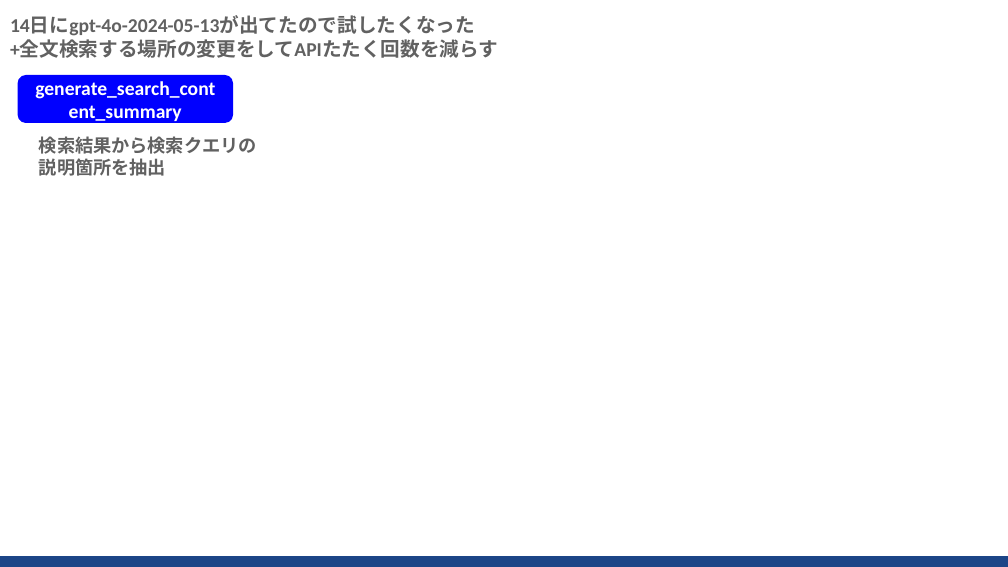
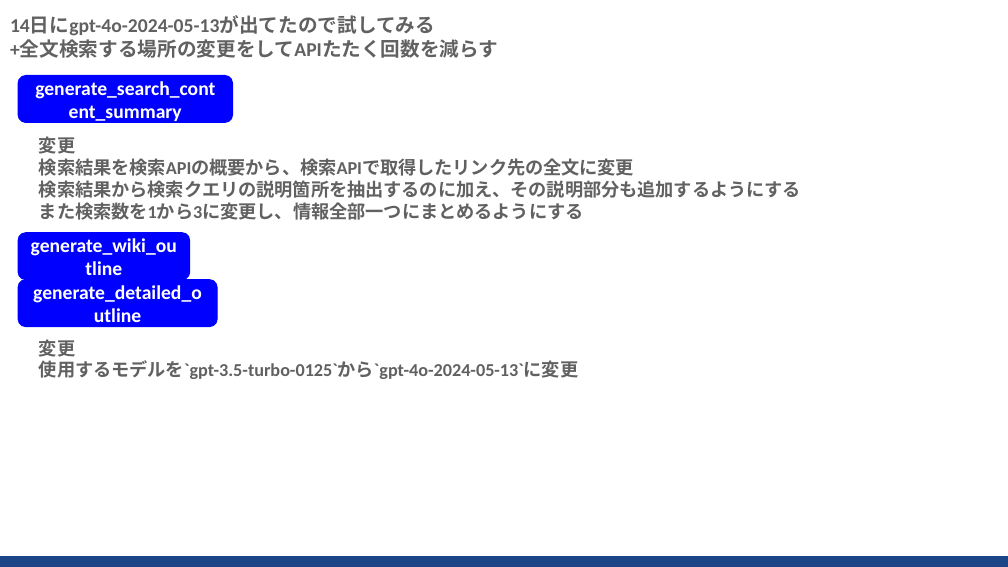
Before and after one commit to sekihan02/WikiLikeSearchLLMAgent, a slide deck: slide 8 of WikiLikeSearchLLMAgent.pptx (slide 7 before the commit). Drawn at 1008x567 pixels with LibreOffice and Linux fonts; fonts in the diff are those of the drawing. Boxes give left, top, right and bottom in pixels: in the first picture for what was removed or moved away, otherwise in the second. Text is boxed around its words. In the diff, an @@ line names an element or a change of style, - is before the commit and + after.

```diff
--- a/WikiLikeSearchLLMAgent.pptx
+++ b/WikiLikeSearchLLMAgent.pptx
@@ text at box(10, 16, 435, 36): text changed @@
-14日にgpt-4o-2024-05-13が出てたので試したくなった
+14日にgpt-4o-2024-05-13が出てたので試してみる
@@ text removed at box(39, 136, 257, 176) @@
-検索結果から検索クエリの説明箇所を抽出
@@ text added at box(39, 136, 801, 220), 13 pt, text #616161, bold @@
+変更
+検索結果を検索APIの概要から、検索APIで取得したリンク先の全文に変更
+検索結果から検索クエリの説明箇所を抽出するのに加え、その説明部分も追加するようにする
+また検索数を1から3に変更し、情報全部一つにまとめるようにする
@@ rounded rectangle added at box(18, 233, 190, 280), fill #0000FF, outline #0000FF 0.75 pt, 14 pt, text #FFFFFF, bold @@
+generate_wiki_outline
@@ rounded rectangle added at box(18, 279, 217, 327), fill #0000FF, outline #0000FF 0.75 pt, 14 pt, text #FFFFFF, bold @@
+generate_detailed_outline
@@ text added at box(39, 339, 578, 379), 13 pt, text #616161, bold @@
+変更
+使用するモデルを`gpt-3.5-turbo-0125`から`gpt-4o-2024-05-13`に変更
```
Also in this commit, not shown: 3 other slides changed, 3 slides added, 9 other files.
